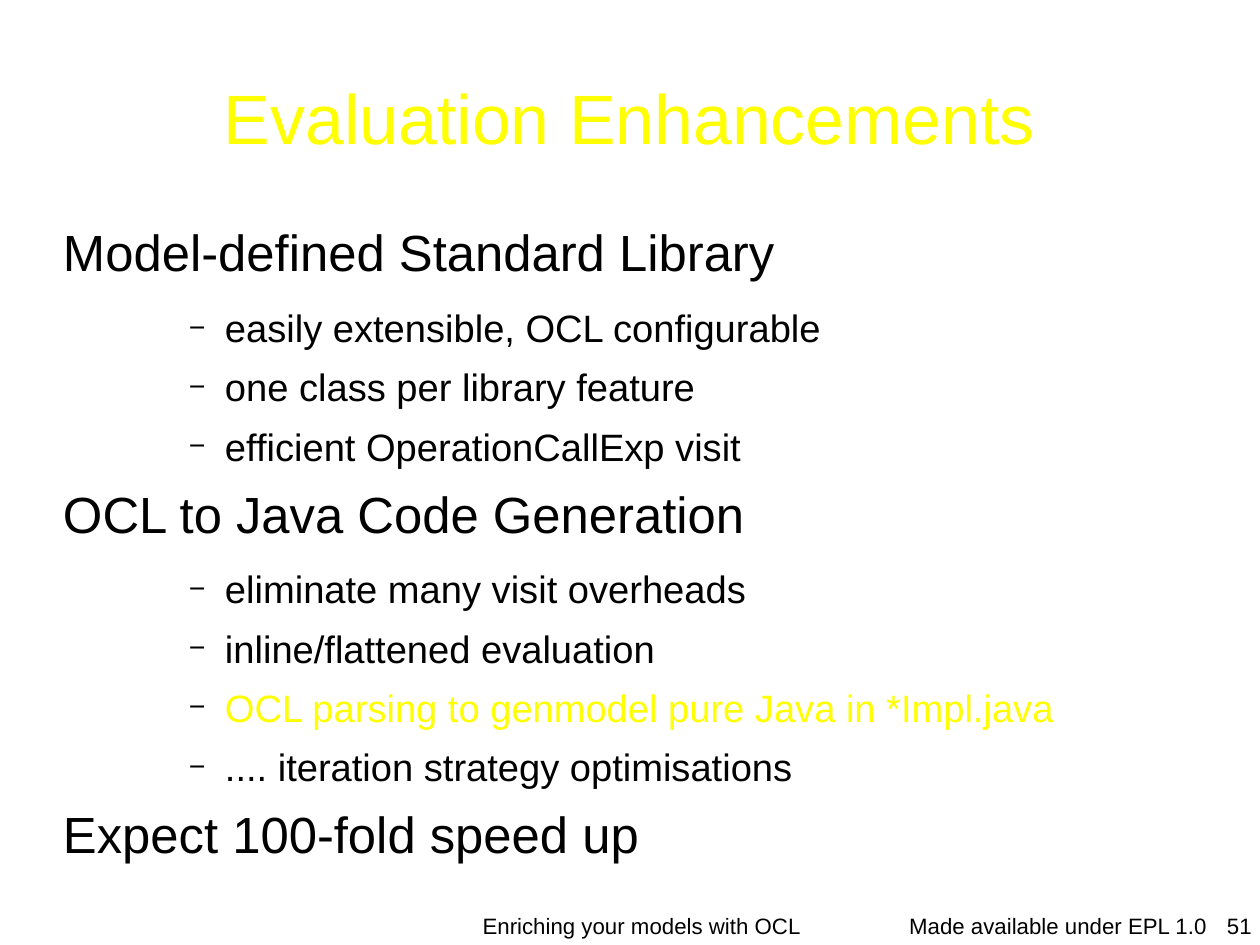
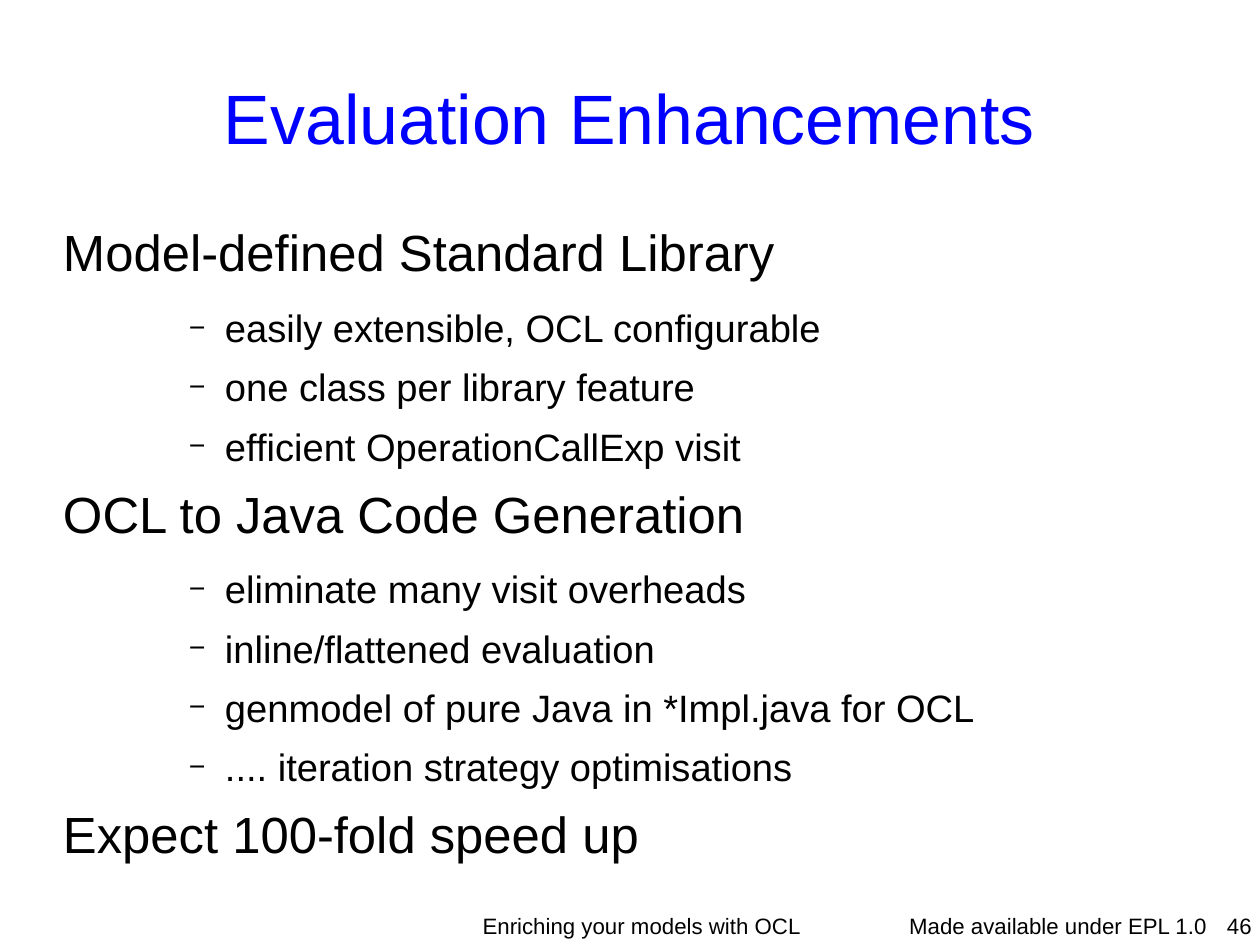
Before and after one commit to eclipse-ocl/ocl-website, a slide deck: slide 46 of ocl/docs/publications/ESE2010LongTalk/EnrichingWithOCL.odp (slide 51 before the commit). Drawn at 1260x945 pixels with LibreOffice and Linux fonts; fonts in the diff are those of the drawing; background and template pictures are left out. Boxes give left, top, right and bottom in pixels: in the first picture for what was removed or moved away, otherwise in the second. Text is boxed around its words. In the diff, an @@ line names an element or a change of style, - is before the commit and + after.

```diff
--- a/ocl/docs/publications/ESE2010LongTalk/EnrichingWithOCL.odp
+++ b/ocl/docs/publications/ESE2010LongTalk/EnrichingWithOCL.odp
@@ title "Evaluation Enhancements" at (224, 93, 1035, 145): text colour #FFFF00 to #0000FF @@
@@ text at (225, 694, 974, 730): text changed; text colour #FFFF00 to #000000 @@
-    − OCL parsing to genmodel pure Java in *Impl.java
+    − genmodel of pure Java in *Impl.java for OCL
@@ page number at (1227, 918, 1252, 935): text changed @@
-51
+46
```
Also in this commit, not shown: 28 other slides changed, 5 slides removed.
